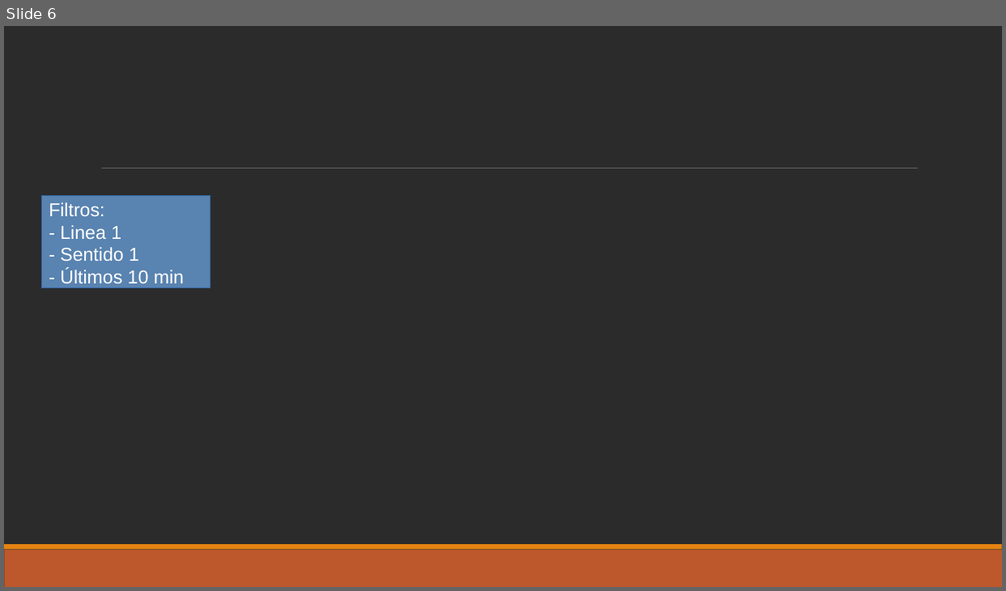
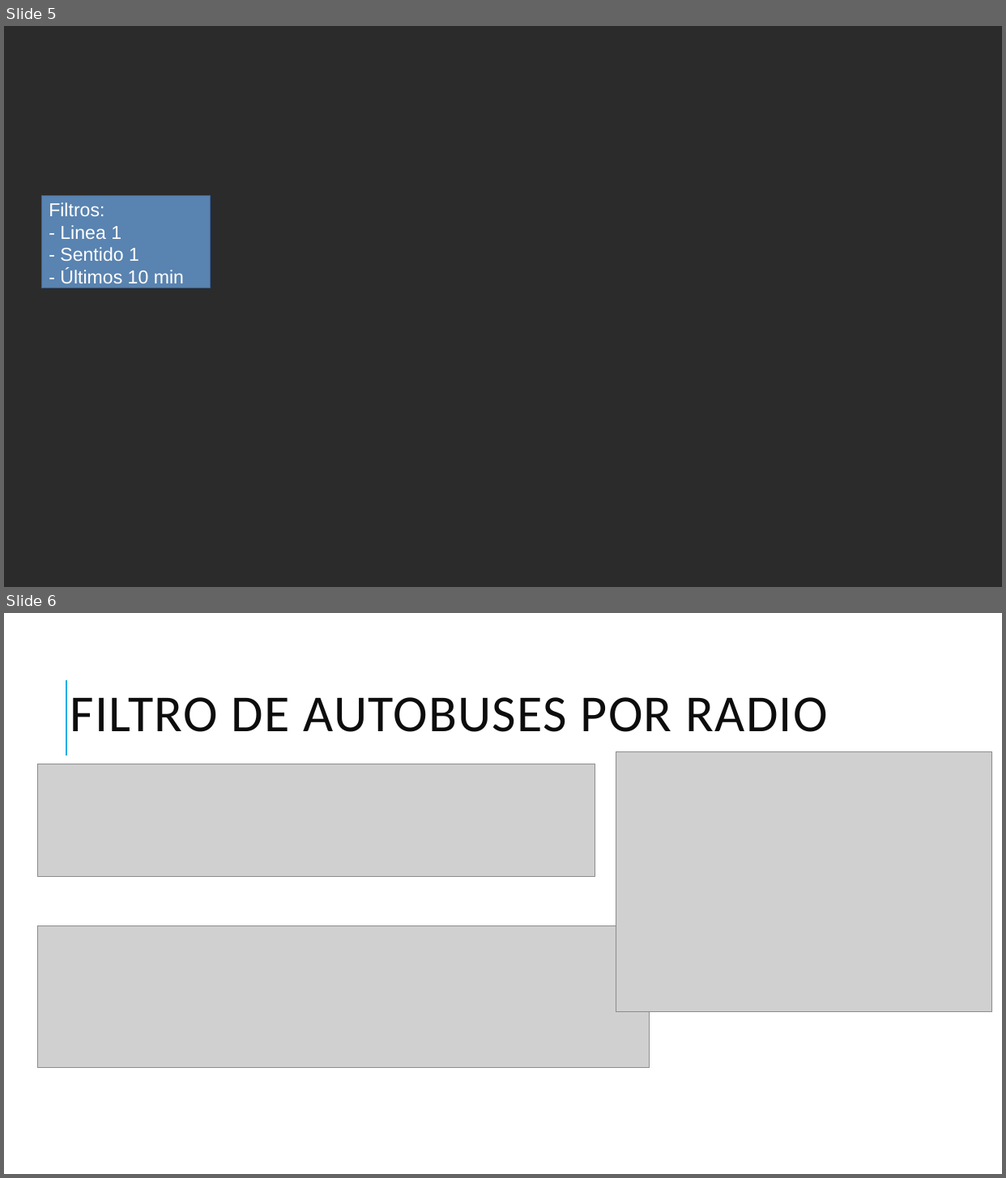
Before and after one commit to EloyBG97/project-big-data, a slide deck: Presentacion.pptx. Shown one above the other, each under a label of ours: slide 6 before the commit, slides 5 and 6 after it. The pictures are 1006x591 and 1006x1178 pixels, drawn with LibreOffice and Linux fonts; fonts in the diff are those of the drawing; grey boxes stand for pictures; background and template pictures are left out; a plain dark background stands for a picture behind light text. Boxes give left, top, right and bottom in pixels: in the first picture for what was removed or moved away, otherwise in the second. Text is boxed around its words. In the diff, an @@ line names an element or a change of style, - is before the commit and + after.

Commit message:
Presentacion final: filtro por radio

```diff
--- a/Presentacion.pptx
+++ b/Presentacion.pptx
@@ slide 6 added at bbox=[4, 613, 1002, 1174], background #FFFFFF @@
@@ line added from (66, 756) to (66, 680), #1CADE4 1.5 pt @@
@@ title added at bbox=[70, 697, 828, 732], 50 pt, text #0D0D0D @@
+FILTRO DE AUTOBUSES POR RADIO
@@ picture added at bbox=[616, 752, 992, 1013] @@
@@ picture added at bbox=[38, 764, 595, 877] @@
@@ picture added at bbox=[38, 926, 650, 1068] @@
@@ what was slide 6 is now slide 5 @@
@@ slide 5 changed as well @@
@@ line removed from (102, 169) to (918, 169) @@
@@ rectangle removed at bbox=[4, 550, 1002, 587] @@
@@ rectangle removed at bbox=[4, 544, 1002, 550] @@
```
Also in this commit, not shown: 3 other slides changed, 1 other slide added, 2 slides removed.
